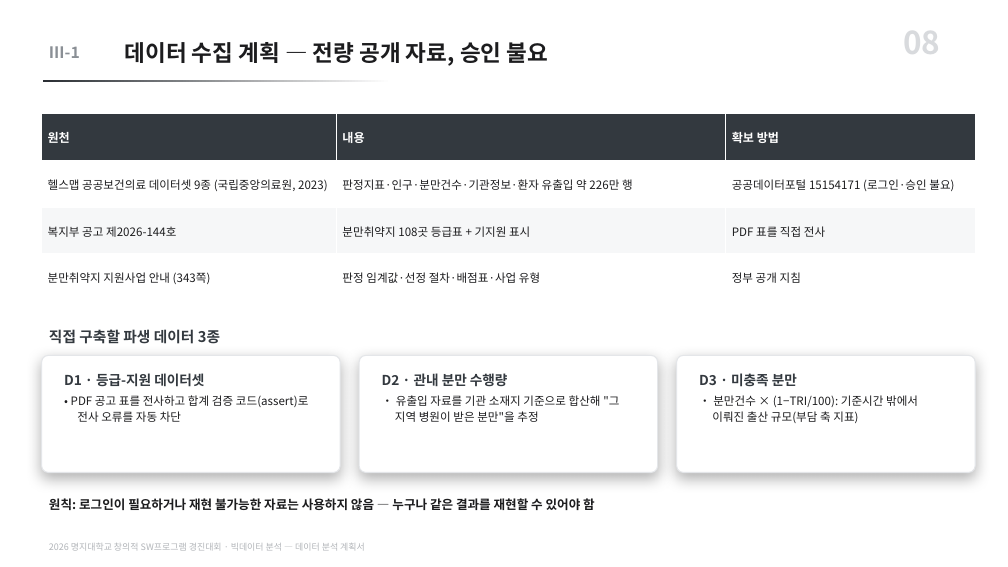
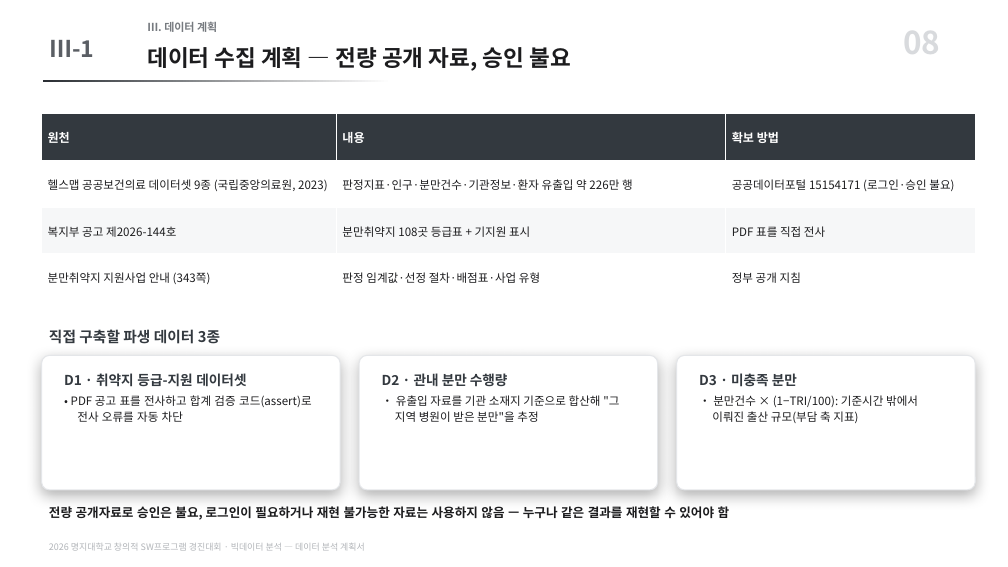
Before and after one commit to karvvan/maternity-care-policy-audit, a slide deck: slide 8 of 04_제출물/데이터분석_계획서.pptx. Drawn at 1008x567 pixels with LibreOffice and Linux fonts; fonts in the diff are those of the drawing. Boxes give left, top, right and bottom in pixels: in the first picture for what was removed or moved away, otherwise in the second. Text is boxed around its words. In the diff, an @@ line names an element or a change of style, - is before the commit and + after.

Commit message:
계획서 PPT 레이아웃 정리 — 헤더 통일·넘침 해소·여백 축소·사진 배치
측정 기반으로 정리했다. 각 텍스트 상자의 실제 필요 높이를 글자 수·글꼴
크기로 추정해 상자 높이와 대조하고, 넘치는 곳과 뜨는 곳을 따로 처리했다.

헤더
- 목차 위치 태그 15pt → 22pt, 폭 1.15인치. 제목과 대등한 무게로 키움.
- 부 이름(Ⅰ. 문제 정의 등)을 제목 위 kicker로 추가 — 보는 사람이 지금
  목차 어디인지 바로 알 수 있게.
- 제목 상자가 슬라이드마다 y=0.30/0.44, h=0.75/0.48로 갈려 있던 것을
  y=0.44 h=0.58로 통일. 태그·부 이름·제목의 세로 중심이 맞는다.
- 슬13 태그가 Ⅴ-2로 잘못 붙어 있던 것 → Ⅴ-1. 목차의 "14 기간별 일정표"도
  13으로 정정(슬라이드가 14 → 13장으로 줄어든 것 반영).

넘침 해소 4곳 — 표지 제목(0.71") · 슬4 검증 타겟 2(0.32") ·
슬3 제도 카드(0.13") · 슬8 파생데이터 카드(0.20"). 슬11은 하단 문구가
푸터를 0.05" 침범하던 것 교정.

여백 축소 — 슬6 카드 2.50→1.80, 슬10 2.90→2.10, 슬12 2.25→1.60.
줄인 만큼 아래 요소를 위로 당겼고, 남은 공간은 요청대로 그대로 두었다.

사진 — 슬13 일정표 아래 1.9인치 여백에 주제 사진 3장(마을·산전·신생아)을
center-crop + 둥근 모서리 마스크로 배치하고 캡션을 달았다.

검증: 13장 전체에서 넘침 0 · 푸터 침범 0 · 카드-텍스트 어긋남 0.

```diff
--- a/04_제출물/데이터분석_계획서.pptx
+++ b/04_제출물/데이터분석_계획서.pptx
@@ text "Ⅲ-1" at (49, 40, 94, 57): size 15 to 22 pt, text colour #8A8F95 to #5A5E64 @@
@@ text added at (147, 22, 217, 32), 10.5 pt, text #767A7F, bold @@
+Ⅲ. 데이터 계획
@@ text "데이터 수집 계획 — 전량 ...": place and size @@
-text "데이터 수집 계획 — 전량 ..." at (125, 42, 548, 66)
+text "데이터 수집 계획 — 전량 ..." at (147, 47, 570, 71)
@@ rounded rectangle: place and size @@
-rounded rectangle at (42, 355, 340, 473)
+rounded rectangle at (42, 355, 340, 490)
@@ rounded rectangle: place and size @@
-rounded rectangle at (359, 355, 658, 473)
+rounded rectangle at (359, 355, 658, 490)
@@ rounded rectangle: place and size @@
-rounded rectangle at (677, 355, 975, 473)
+rounded rectangle at (677, 355, 975, 490)
@@ text at (64, 373, 246, 387): text changed @@
-D1 · 등급-지원 데이터셋
+D1 · 취약지 등급-지원 데이터셋
@@ text at (49, 506, 730, 520): text changed @@
-원칙: 로그인이 필요하거나 재현 불가능한 자료는 사용하지 않음 — 누구나 같은 결과를 재현할 수 있어야 함
+전량 공개자료로 승인은 불요, 로그인이 필요하거나 재현 불가능한 자료는 사용하지 않음 — 누구나 같은 결과를 재현할 수 있어야 함
```
Also in this commit, not shown: 12 other slides changed, 1 slide removed, 2 other files.
